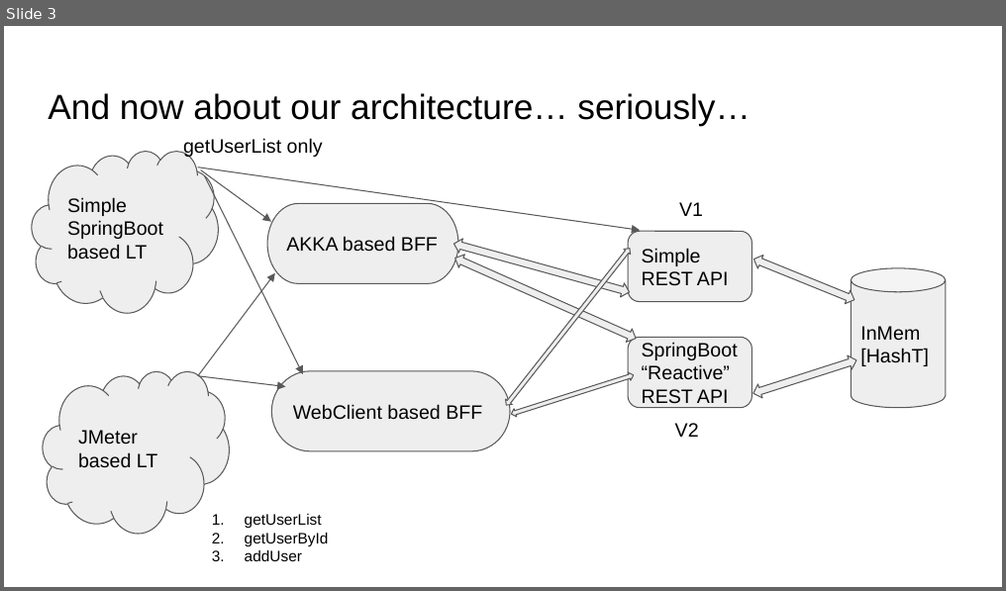
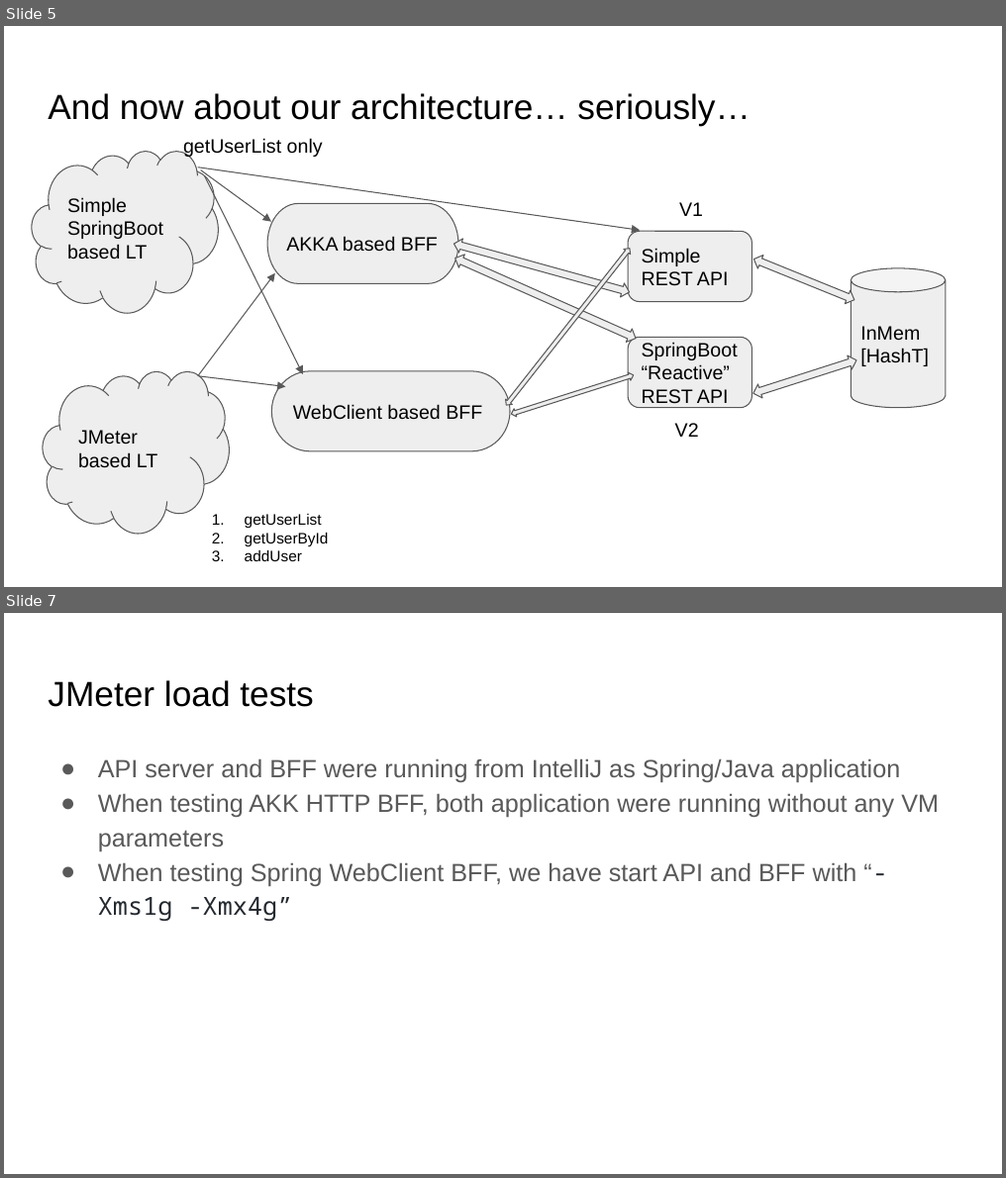
Before and after one commit to yangli2014/bffwith_akka, a slide deck: docs/BFF Akka.pptx. Shown one above the other, each under a label of ours: slide 3 before the commit, slides 5 and 7 after it; the slides between them are not shown. The pictures are 1006x591 and 1006x1178 pixels, drawn with LibreOffice and Linux fonts; fonts in the diff are those of the drawing. Boxes give left, top, right and bottom in pixels: in the first picture for what was removed or moved away, otherwise in the second. Text is boxed around its words. In the diff, an @@ line names an element or a change of style, - is before the commit and + after.

```diff
--- a/docs/BFF Akka.pptx
+++ b/docs/BFF Akka.pptx
@@ slide 7 added at (x1=4, y1=613, x2=1002, y2=1174), background #FFFFFF @@
@@ title added at (x1=48, y1=680, x2=313, y2=707), 25.2 pt, text #000000 @@
+JMeter load tests
@@ text added at (x1=98, y1=759, x2=939, y2=921), 18 pt, text #595959 @@
+● API server and BFF were running from IntelliJ as Spring/Java application
+● When testing AKK HTTP BFF, both application were running without any VM parameters
+● When testing Spring WebClient BFF, we have start API and BFF with “-Xms1g -Xmx4g”
@@ what was slide 3 is now slide 5 @@
```
Also in this commit, not shown: 1 slide changed, 4 other slides added, 3 other files.
